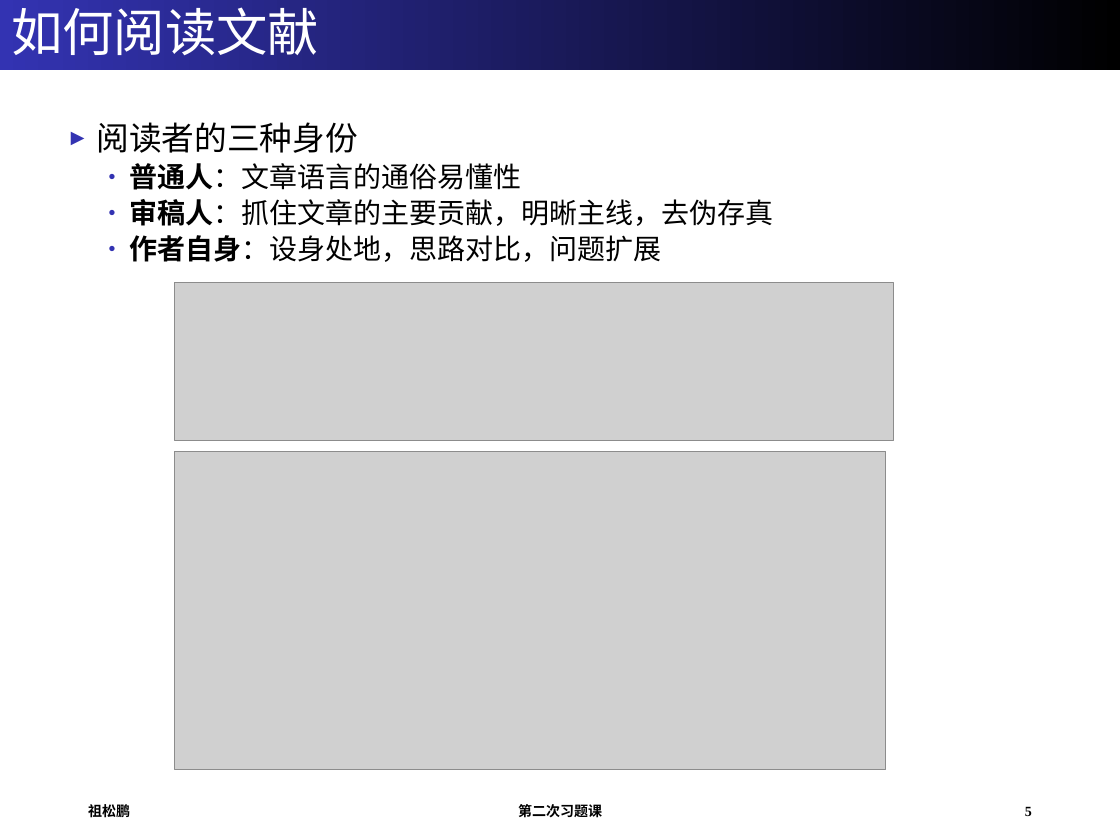
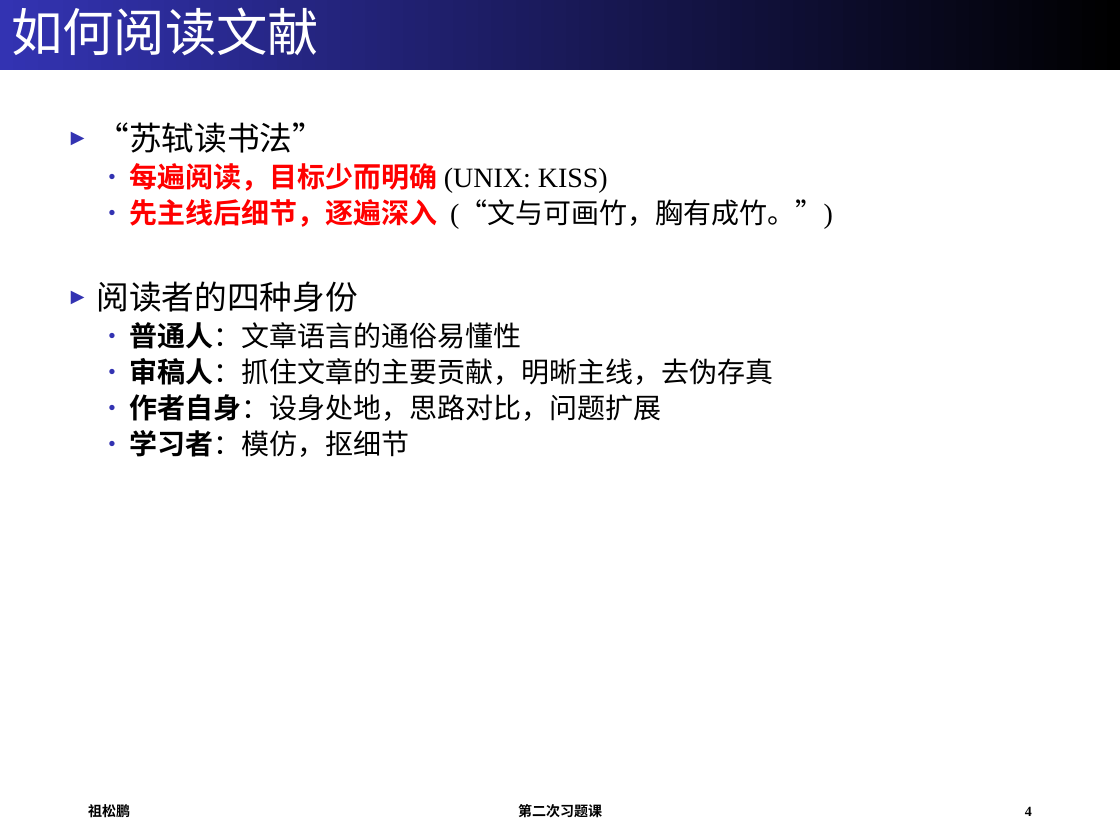
Before and after one commit to biotcm/Intro2CompBio, a slide deck: slide 4 of Class2_szu_151027.pptx (slide 5 before the commit). Drawn at 1120x840 pixels with LibreOffice and Linux fonts; fonts in the diff are those of the drawing; grey boxes stand for pictures. Boxes give left, top, right and bottom in pixels: in the first picture for what was removed or moved away, otherwise in the second. Text is boxed around its words. In the diff, an @@ line names an element or a change of style, - is before the commit and + after.

```diff
--- a/Class2_szu_151027.pptx
+++ b/Class2_szu_151027.pptx
@@ text at (96,122,833,312): text changed; size 21 to 18 pt @@
-► 阅读者的三种身份
+► “苏轼读书法”
+  • 每遍阅读，目标少而明确 (UNIX: KISS)
+  • 先主线后细节，逐遍深入 (“文与可画竹，胸有成竹。”)
+► 阅读者的四种身份
@@ picture removed at (175,283,894,441) @@
@@ text at (130,430,410,457): paragraph added @@
+  • 学习者：模仿，抠细节
@@ picture removed at (175,451,886,769) @@
@@ page number at (1025,806,1032,816): text changed @@
-5
+4
```
Also in this commit, not shown: 1 other slide changed, 1 slide added.
